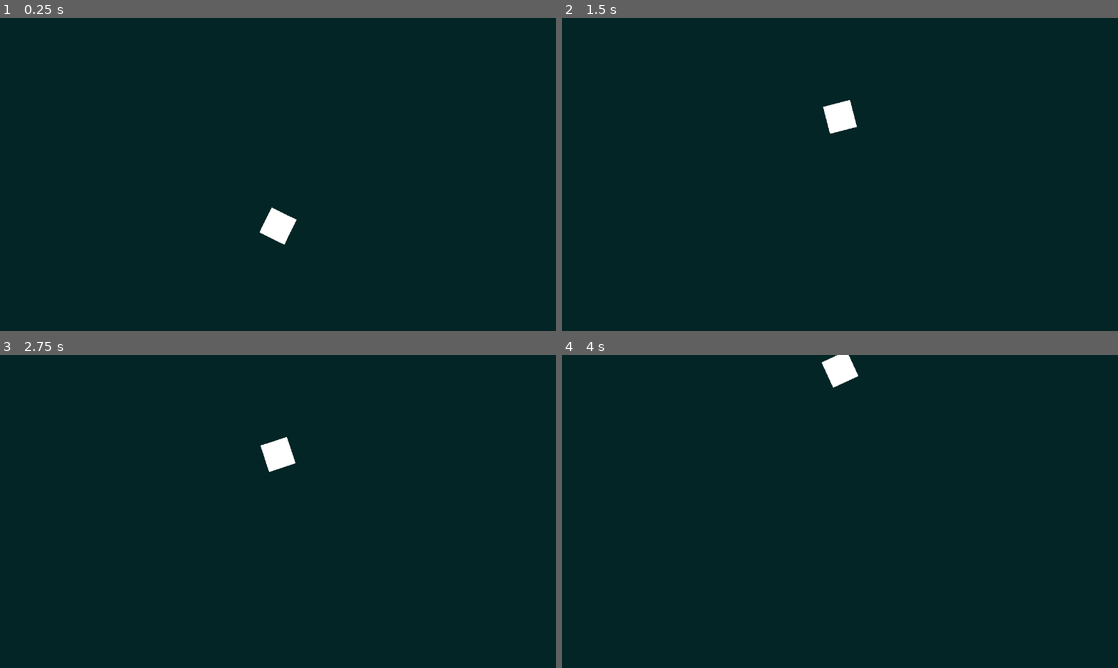
Above: before the commit, frames 1-4 (two rows, left to right).
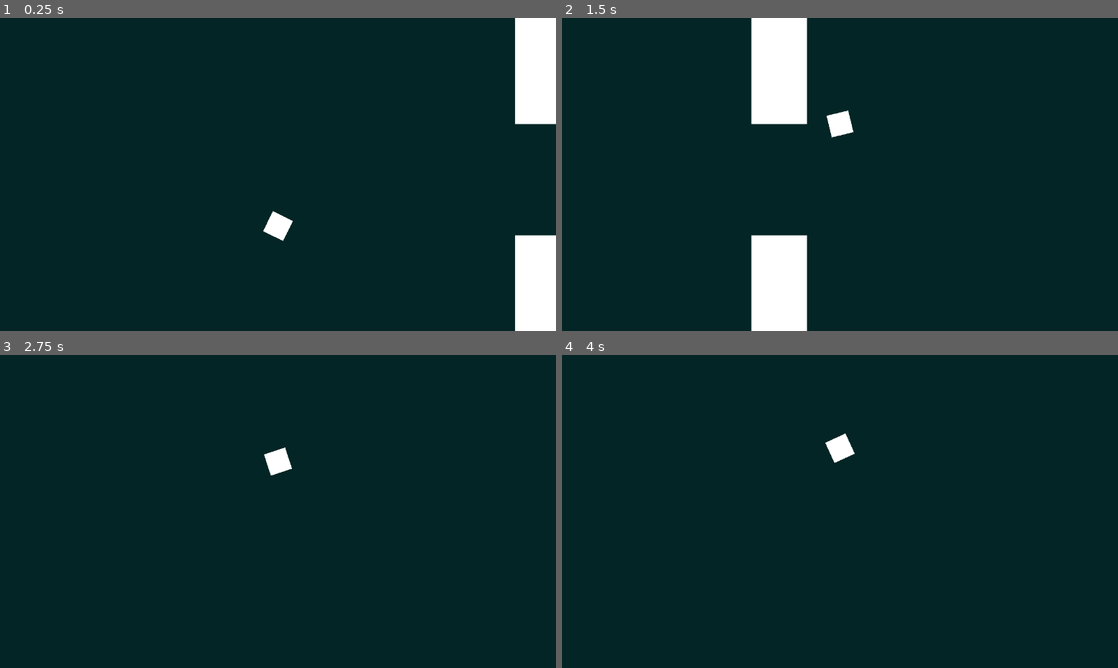
Above: after the commit, the same moments.

Repository: Nabil080/flappy-square
Game: Godot game, scene res://core/game.tscn
The game is run twice, just before and just after one commit, with the same random seed, the same clock (stepped at 60 frames per second) and the same inputs.
Inputs:
- Up to frame 1 (0.25 s): no input
- Up to frame 2 (1.5 s): tap Space (flap) at 0.77, 1.07 s
- Up to frame 3 (2.75 s): tap Space (flap) at 1.52, 1.82 s
- Up to frame 4 (4 s): tap Space (flap) at 3.02, 3.32, 3.77 s

The runs differ from the first frame. In frame 1, 5.0% of the frame differs, in the area x 46-100%, y 0-100%; in frame 2, 6.8%, in the area x 34-54%, y 0-100%; in frame 3, 0.3%; in frame 4, 0.7%.

Commit message:
moving pipe

Diff:
--- a/core/game.tscn
+++ b/core/game.tscn
@@ -1,6 +1,7 @@
-[gd_scene load_steps=3 format=3 uid="uid://de6r0u0ts5icg"]
+[gd_scene load_steps=4 format=3 uid="uid://de6r0u0ts5icg"]
 
 [ext_resource type="PackedScene" uid="uid://fdaqc1nnjjjc" path="res://entities/player.tscn" id="1_d3un6"]
+[ext_resource type="PackedScene" uid="uid://bmkwntdta7k0t" path="res://core/pipes.tscn" id="2_5sg27"]
 
 [sub_resource type="WorldBoundaryShape2D" id="WorldBoundaryShape2D_ey2n3"]
 
@@ -29,3 +30,6 @@
 
 [node name="Player" parent="." instance=ExtResource("1_d3un6")]
 position = Vector2(160, 93)
+
+[node name="Pipes" parent="." instance=ExtResource("2_5sg27")]
+position = Vector2(350, 93)
--- /dev/null
+++ b/core/pipes.gd
@@ -0,0 +1,6 @@
+extends Node2D
+
+const SPEED := 150.0
+
+func _physics_process(delta: float) -> void:
+	move_local_x(-SPEED * delta)
--- /dev/null
+++ b/core/pipes.tscn
@@ -0,0 +1,13 @@
+[gd_scene load_steps=3 format=3 uid="uid://bmkwntdta7k0t"]
+
+[ext_resource type="Script" uid="uid://bn6j5vxbkrxeh" path="res://core/pipes.gd" id="1_6dth2"]
+[ext_resource type="PackedScene" uid="uid://1eo7ggcmhhpk" path="res://entities/pipe.tscn" id="1_n8xn5"]
+
+[node name="Pipes" type="Node2D"]
+script = ExtResource("1_6dth2")
+
+[node name="TopPipe" parent="." instance=ExtResource("1_n8xn5")]
+position = Vector2(0, -122)
+
+[node name="BottomPipe" parent="." instance=ExtResource("1_n8xn5")]
+position = Vector2(0, 122)
--- /dev/null
+++ b/entities/pipe.tscn
@@ -0,0 +1,15 @@
+[gd_scene load_steps=3 format=3 uid="uid://1eo7ggcmhhpk"]
+
+[sub_resource type="QuadMesh" id="QuadMesh_oaeqi"]
+size = Vector2(32, 180)
+
+[sub_resource type="RectangleShape2D" id="RectangleShape2D_oaeqi"]
+size = Vector2(32, 180)
+
+[node name="Pipe" type="StaticBody2D" groups=["enemy"]]
+
+[node name="MeshInstance2D" type="MeshInstance2D" parent="."]
+mesh = SubResource("QuadMesh_oaeqi")
+
+[node name="CollisionShape2D" type="CollisionShape2D" parent="."]
+shape = SubResource("RectangleShape2D_oaeqi")
--- a/entities/player.gd
+++ b/entities/player.gd
@@ -12,10 +12,18 @@
 		velocity.y = -flap_strength
 
 	# Move and collide
-	move_and_slide()
+	var collision := move_and_collide(velocity * delta)
+	if collision:
+		_manage_collision(collision)
+
 
 	# Rotate smoothly based on vertical speed
 	var vertical_speed := velocity.y
 	var tilt_in_degrees := clampf(vertical_speed / 4.0, -30.0, 90.0)
 	var target_rotation  := deg_to_rad(tilt_in_degrees)
 	rotation = lerp(rotation, target_rotation, 0.1)
+
+func _manage_collision(collision: KinematicCollision2D):
+	if collision.get_collider().is_in_group("enemy"):
+		print("DEAD")
+		$CollisionShape2D.queue_free()
--- a/entities/player.tscn
+++ b/entities/player.tscn
@@ -9,6 +9,7 @@
 size = Vector2(16, 16)
 
 [node name="Player" type="CharacterBody2D"]
+scale = Vector2(0.8, 0.8)
 script = ExtResource("1_3x74s")
 
 [node name="MeshInstance2D" type="MeshInstance2D" parent="."]
--- a/project.godot
+++ b/project.godot
@@ -25,6 +25,10 @@
 window/size/window_height_override=360
 window/stretch/mode="canvas_items"
 
+[global_group]
+
+enemy=""
+
 [input]
 
 flap={
Not shown, added: core/pipes.gd.uid
